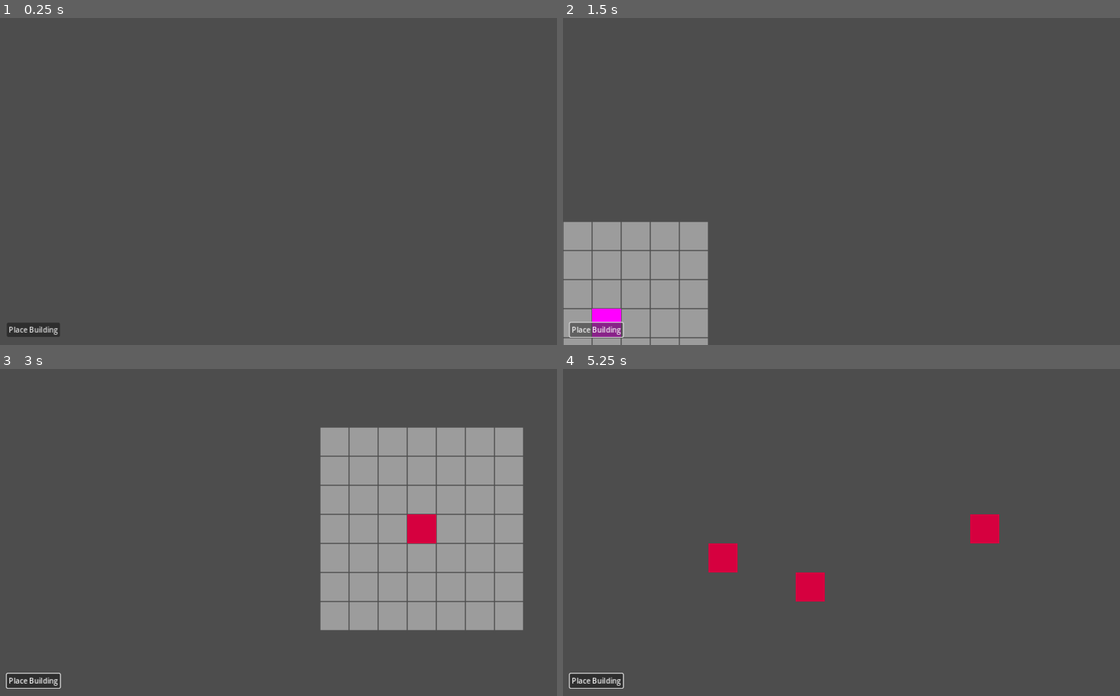
Above: before the commit, frames 1-4 (two rows, left to right).
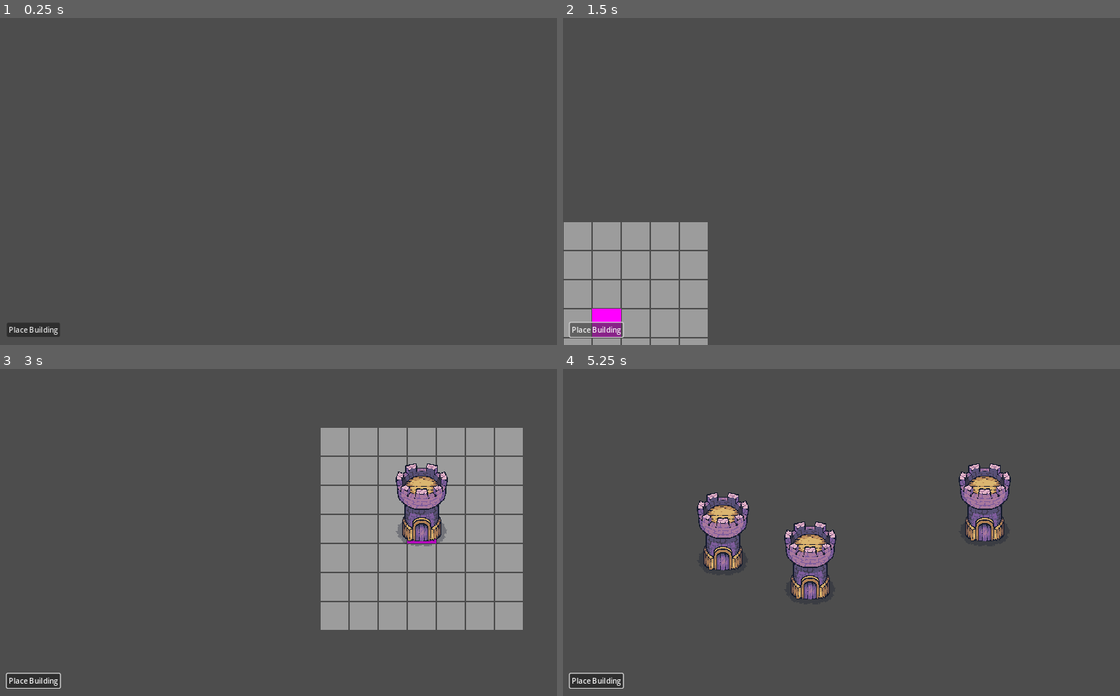
Above: after the commit, the same moments.

Repository: tiannahenrylewis/GodotGridCrashCourse
Game: Godot game, scene res://scenes/main.tscn
Two runs of this game, one before a commit and one after it. Both use one fixed random seed, a clock stepped at 60 frames per second and the inputs below.
Inputs (mouse positions are in pixels of both pictures, inside the frame that each line leads up to):
- Up to frame 1 (0.25 s): no input
- Up to frame 2 (1.5 s): click "Place Building" at 0.5 s; click "Place Building" at 1.25 s
- Up to frame 3 (3 s): click "Place Building" at 2 s; tap Enter at 2.75 s; move the mouse to (417, 516) at 2.77 s; press the mouse at (417, 516) at 2.78 s
- Up to frame 4 (5.25 s): tap Space at 3.5, 5 s; move the mouse to (735, 548) at 3.52 s; release the mouse at (735, 548) at 3.53 s; click (735, 548) at 3.6 s; tap Enter at 4.25 s; move the mouse to (913, 460) at 4.27 s; press the mouse at (913, 460) at 4.28 s; move the mouse to (824, 597) at 5.02 s; release the mouse at (824, 597) at 5.03 s; click (824, 597) at 5.1 s

The runs differ from the first frame. In frame 1, less than 0.1% of the frame differs, in the area x 1-11%, y 94-97%; in frame 2, less than 0.1%; in frame 3, 1.9%; in frame 4, 5.1%, in the area x 1-81%, y 28-97%.

Commit message:
Add Art Asset Pack + Replace Tower Art

Diff:
--- a/godot-grid-crash-course/project.godot
+++ b/godot-grid-crash-course/project.godot
@@ -30,3 +30,7 @@
 "events": [Object(InputEventMouseButton,"resource_local_to_scene":false,"resource_name":"","device":-1,"window_id":0,"a …(259 unchanged characters)…
 ]
 }
+
+[rendering]
+
+textures/canvas_textures/default_texture_filter=0
--- a/godot-grid-crash-course/scenes/building/building.tscn
+++ b/godot-grid-crash-course/scenes/building/building.tscn
@@ -1,11 +1,10 @@
 [gd_scene load_steps=2 format=3 uid="uid://da3rlrm6nvkcl"]
 
-[sub_resource type="PlaceholderTexture2D" id="PlaceholderTexture2D_j8qto"]
-size = Vector2(64, 64)
+[ext_resource type="Texture2D" uid="uid://8atjxny3mtg3" path="res://assets/buildings/tower_purple.png" id="1_1dqyi"]
 
 [node name="Building" type="Node2D"]
 
 [node name="Sprite2D" type="Sprite2D" parent="."]
-modulate = Color(0.837158, 0.350777, 0.245741, 1)
-texture = SubResource("PlaceholderTexture2D_j8qto")
+texture = ExtResource("1_1dqyi")
 centered = false
+offset = Vector2(-32, -164)
Not shown, added: godot-grid-crash-course/asset-downloads/.gdignore
Binary file added: godot-grid-crash-course/asset-downloads/Tiny Swords /Deco/01.png
Binary file added: godot-grid-crash-course/asset-downloads/Tiny Swords /Deco/02.png
Binary file added: godot-grid-crash-course/asset-downloads/Tiny Swords /Deco/03.png
Binary file added: godot-grid-crash-course/asset-downloads/Tiny Swords /Deco/04.png
Binary file added: godot-grid-crash-course/asset-downloads/Tiny Swords /Deco/05.png
Binary file added: godot-grid-crash-course/asset-downloads/Tiny Swords /Deco/06.png
Binary file added: godot-grid-crash-course/asset-downloads/Tiny Swords /Deco/07.png
Binary file added: godot-grid-crash-course/asset-downloads/Tiny Swords /Deco/08.png
Binary file added: godot-grid-crash-course/asset-downloads/Tiny Swords /Deco/09.png
Binary file added: godot-grid-crash-course/asset-downloads/Tiny Swords /Deco/10.png
Binary file added: godot-grid-crash-course/asset-downloads/Tiny Swords /Deco/11.png
(and 283 more such lines)
